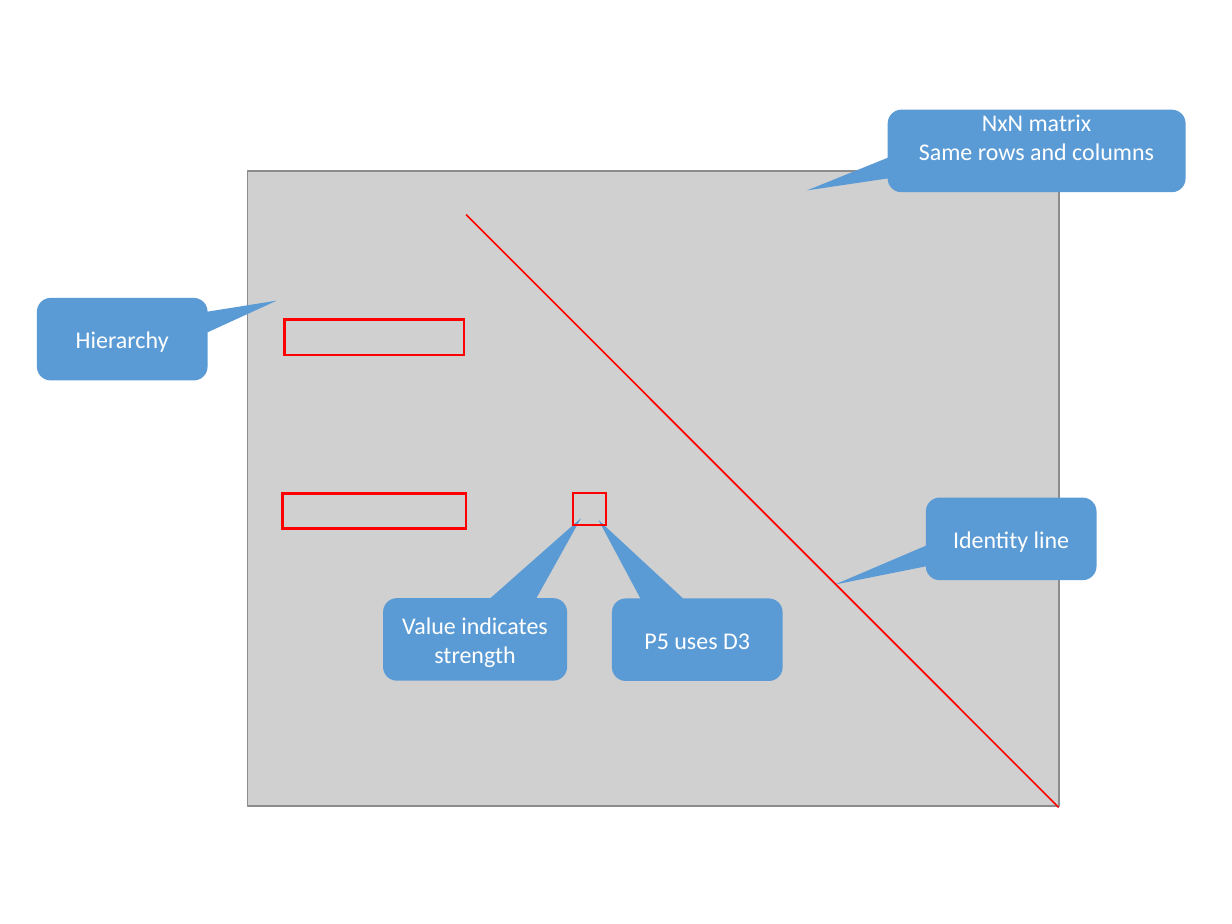
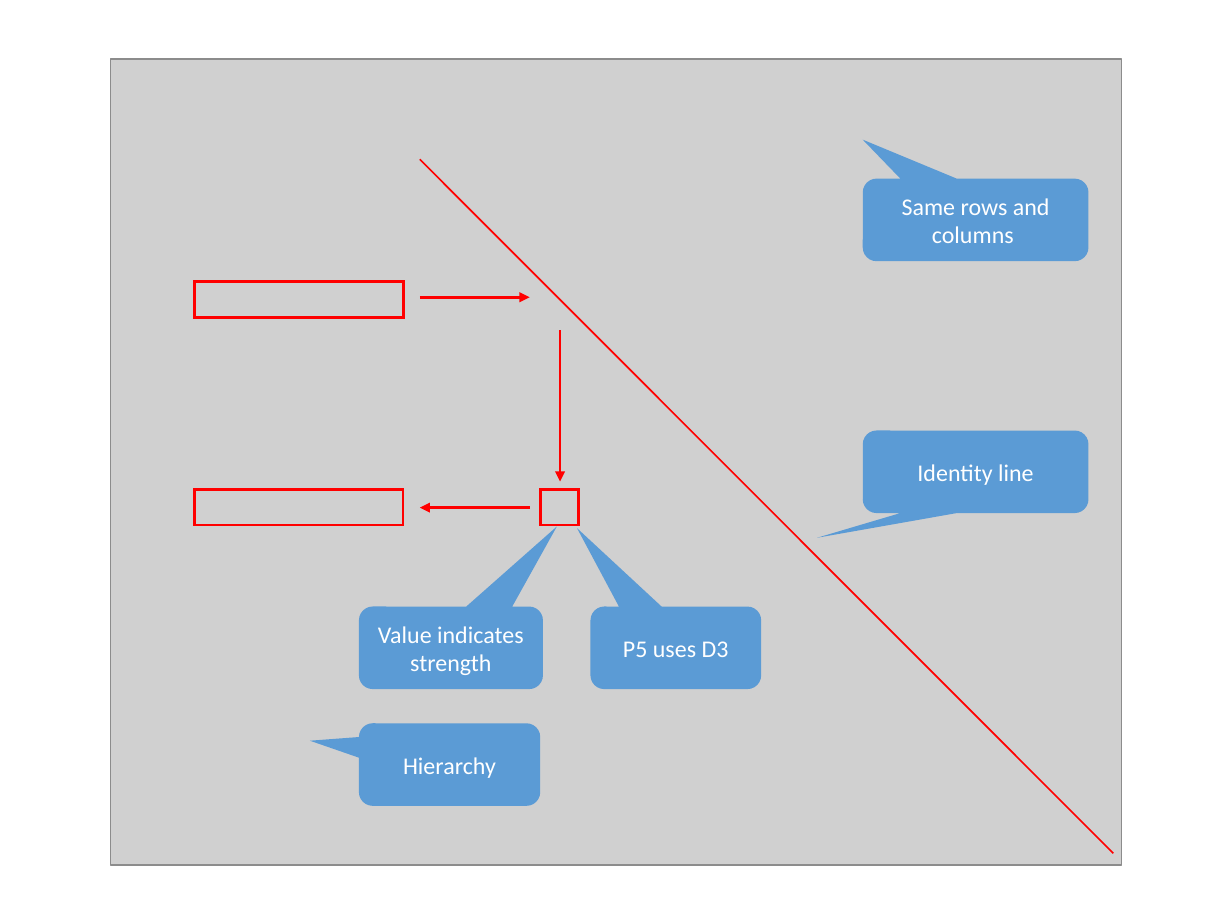
Before and after one commit to dsmsuite/dsmsuite.github.io, a slide deck: slide 4 of assets/img/Images.pptx. Drawn at 1232x924 pixels with LibreOffice and Linux fonts; fonts in the diff are those of the drawing; grey boxes stand for pictures. Boxes give left, top, right and bottom in pixels: in the first picture for what was removed or moved away, otherwise in the second. Text is boxed around its words. In the diff, an @@ line names an element or a change of style, - is before the commit and + after.

```diff
--- a/assets/img/Images.pptx
+++ b/assets/img/Images.pptx
@@ picture: place and size @@
-picture at bbox=[248, 171, 1060, 807]
+picture at bbox=[111, 59, 1122, 865]
@@ text in rounded speech box at bbox=[982, 114, 1092, 131]: paragraph removed @@
-NxN matrix
@@ line moved from (466, 214) - (1058, 807) to (420, 159) - (1114, 854) @@
@@ proportions changed in 3 elements at bbox=[862, 430, 1088, 513], bbox=[359, 723, 540, 806], bbox=[862, 179, 1088, 261] @@
@@ rounded speech box "Same rows and columns": place and size @@
-rounded speech box "Same rows and columns" at bbox=[887, 110, 1185, 192]
+rounded speech box "Same rows and columns" at bbox=[862, 179, 1088, 261]
@@ rectangle: place and size @@
-rectangle at bbox=[285, 319, 464, 355]
+rectangle at bbox=[195, 282, 403, 318]
@@ arrow added from (420, 297) to (530, 297), #FF0000 1.5 pt @@
@@ arrow added from (561, 330) to (561, 482), #FF0000 1.5 pt @@
@@ rounded speech box "Identity line": place and size @@
-rounded speech box "Identity line" at bbox=[925, 498, 1096, 580]
+rounded speech box "Identity line" at bbox=[862, 430, 1088, 513]
@@ rectangle: place and size @@
-rectangle at bbox=[282, 493, 466, 529]
+rectangle at bbox=[195, 489, 403, 525]
@@ arrow added from (530, 508) to (420, 508), #FF0000 1.5 pt @@
@@ rectangle: place and size @@
-rectangle at bbox=[573, 493, 606, 525]
+rectangle at bbox=[541, 489, 579, 525]
@@ rounded speech box "Value indicates strength": place and size @@
-rounded speech box "Value indicates strength" at bbox=[383, 599, 567, 681]
+rounded speech box "Value indicates strength" at bbox=[359, 606, 542, 689]
@@ rounded speech box "P5 uses D3": place and size @@
-rounded speech box "P5 uses D3" at bbox=[612, 599, 784, 681]
+rounded speech box "P5 uses D3" at bbox=[590, 606, 761, 689]
@@ rounded speech box "Hierarchy": place and size @@
-rounded speech box "Hierarchy" at bbox=[37, 298, 208, 381]
+rounded speech box "Hierarchy" at bbox=[359, 723, 540, 806]
```
Also in this commit, not shown: 11 other slides changed, 1 slide added, 5 slides removed, 5 other files.
